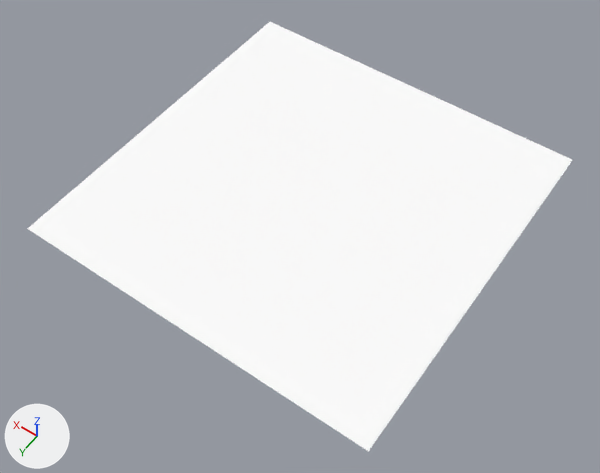
One commit to the FBX model app/resources/games/MarbleBlast/assets/models/pads/checkpad.fbx: the scene before it, then after it.
Camera for both pictures: a camera (50 mm lens) standing at (-0.0572, 0.083, 0.1169) and looking at (-0.003, 0.0071, -0.0024). Every picture has the same lights, and +X, +Y and +Z are marked at lower left. Where no turn or scale is listed for an object, it has been applied to the vertices. Vertices at the same position are counted once.

In view in the first picture: 'U3DMesh'.
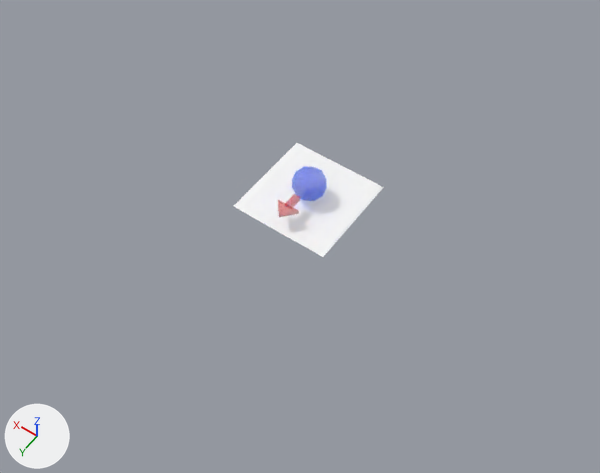
Changed parts and their boxes (x1, y1, x2, y2) in the pictures (600 x 473 px):
```json
{"object": "U3DMesh", "change": "reshaped", "before": [27, 22, 572, 451], "after": [233, 143, 384, 257], "on screen": "72% narrower, 73% shorter"}
{"part": 1, "of": "me_u3dmesh", "change": "deleted", "before": [27, 22, 572, 451]}
```

Edits to the scene script, one JSON object a line:
```json
{"block": "me_u3dmesh", "where": "me_u3dmesh.from_pydata(...)  # 8 vertices, 4 faces; spans x -0.036..0.036, y -0.036..0.036, z 0.0..0.001"}
{"block": "me_u3dmesh", "where": "# used by ob_u3dmesh; location = (0.0, 0.0, 0.0)"}
{"block": "me_u3dmesh", "change": "me_u3dmesh part 1: the loose piece of 4 vertices spanning x -0.036..0.036, y -0.036..0.036, z 0.001 is deleted"}
{"op": "remove", "block": "me_u3dmesh", "code": "me_u3dmesh.materials.append(mat_corona)  # white #ffffff"}
```
